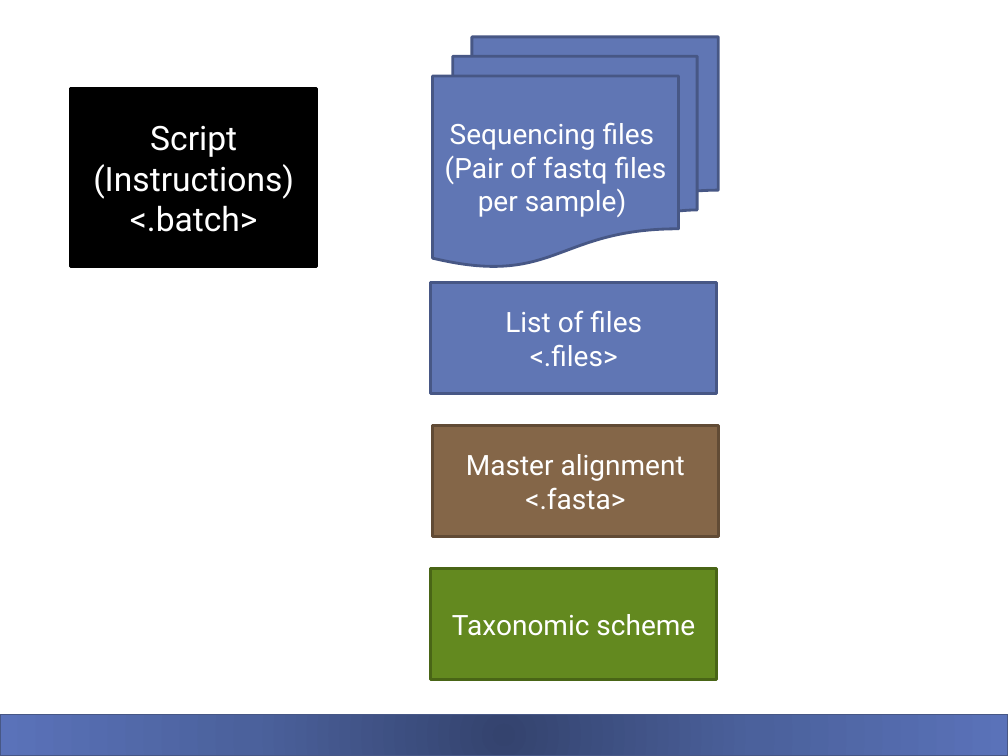
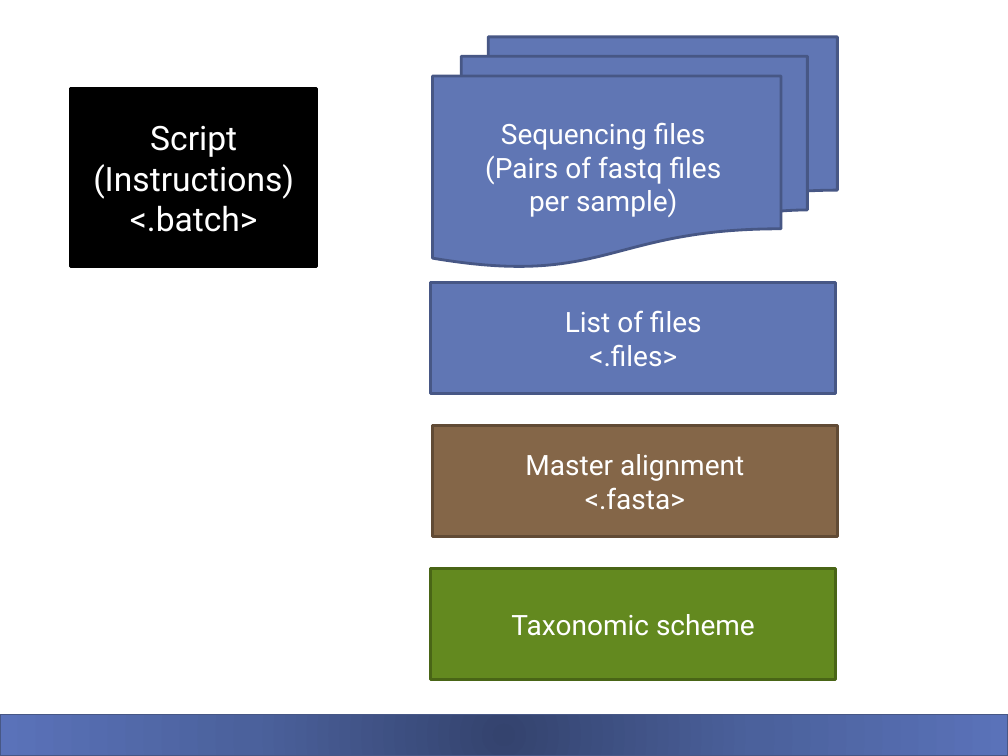
Before and after one commit to carden24/2018_Taller_Genomica_ambiental, a slide deck: slide 6 of W3_16S_analysis.pptx (slide 4 before the commit). Drawn at 1008x756 pixels with LibreOffice and Linux fonts; fonts in the diff are those of the drawing. Boxes give left, top, right and bottom in pixels: in the first picture for what was removed or moved away, otherwise in the second. Text is boxed around its words. In the diff, an @@ line names an element or a change of style, - is before the commit and + after.

```diff
--- a/W3_16S_analysis.pptx
+++ b/W3_16S_analysis.pptx
@@ flow chart multidocument "Sequencing files": place and size @@
-flow chart multidocument "Sequencing files" at box(432, 37, 718, 267)
+flow chart multidocument "Sequencing files" at box(432, 37, 838, 267)
@@ text in flow chart multidocument at box(485, 156, 722, 184): text changed @@
-(Pair of fastq files
+(Pairs of fastq files
@@ rectangle "List of files": place and size @@
-rectangle "List of files" at box(430, 283, 716, 394)
+rectangle "List of files" at box(430, 283, 836, 394)
@@ rectangle "Master alignment": place and size @@
-rectangle "Master alignment" at box(432, 425, 718, 536)
+rectangle "Master alignment" at box(432, 425, 838, 536)
@@ rectangle "Taxonomic scheme": place and size @@
-rectangle "Taxonomic scheme" at box(430, 569, 716, 679)
+rectangle "Taxonomic scheme" at box(430, 569, 836, 679)
```
Also in this commit, not shown: 3 other slides changed, 2 slides added, 18 other files.
